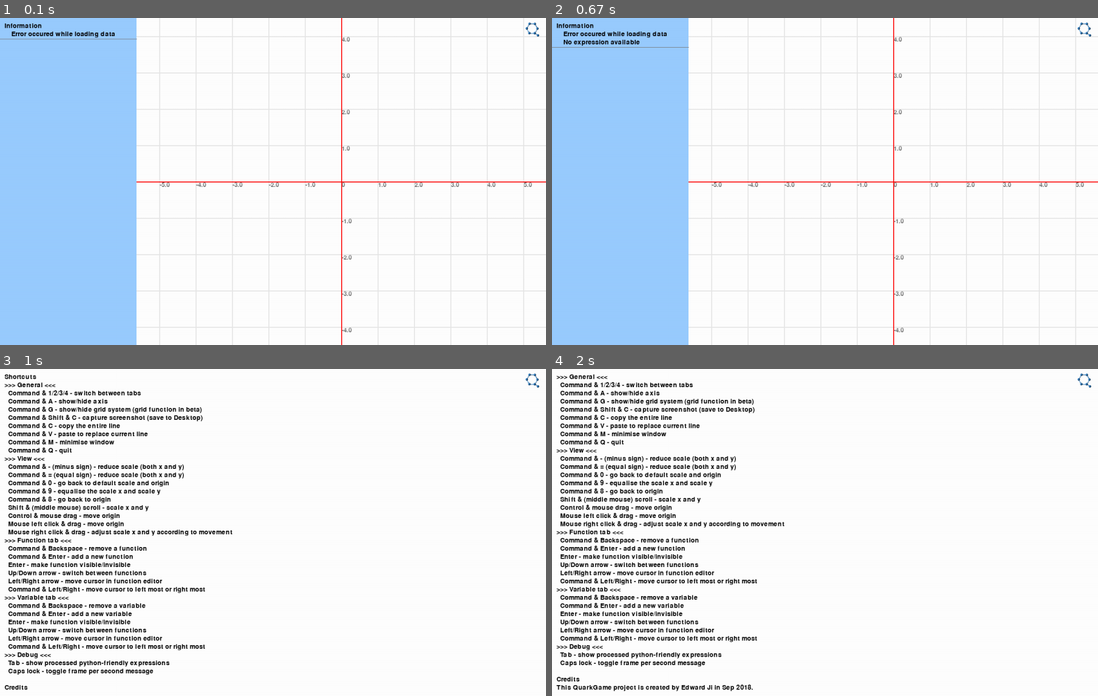
Above: before the commit, frames 1-4 (two rows, left to right).
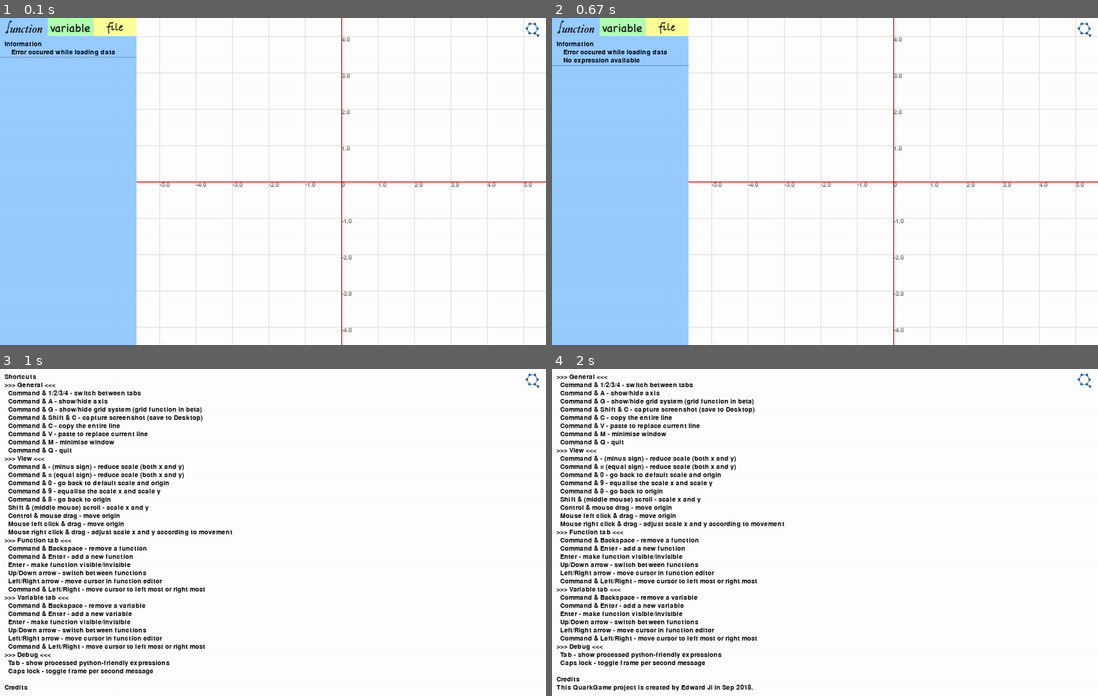
Above: after the commit, the same moments.

Repository: Quark-Games/YEquals
Game: pygame game, started from func_sim.py
Same seed, same stepped clock (60 frames per second), same inputs: the game is played once before the commit and once after it.
Inputs (mouse positions are in pixels of both pictures, inside the frame that each line leads up to):
- Up to frame 1 (0.1 s): no input
- Up to frame 2 (0.67 s): tap Enter at 0.33 s
- Up to frame 3 (1 s): click (535, 375) at 0.72 s
- Up to frame 4 (2 s): hold Up 1-1.47 s; tap Space at 1.07, 1.37, 1.57, 1.87 s; hold Down 1.5-1.97 s

The runs differ from the first frame. In frame 1, 1.5% of the frame differs, in the area x 0-26%, y 0-13%; in frame 2, 1.7%, in the area x 0-26%, y 0-15%; in frame 3, nothing differs; in frame 4, nothing differs.

Commit message:
add tab banner

Diff:
--- a/func_sim.py
+++ b/func_sim.py
@@ -37,6 +37,7 @@
 clock = pygame.time.Clock()
 font = pygame.font.Font(None, 20)
 logo_img = pygame.image.load("quarkgame_logo.png")
+tab_banner_img = pygame.image.load("tab_banner.png")
 
 WHITE = (255, 255, 255)
 BLACK = (0, 0, 0)
@@ -611,12 +612,16 @@
             coor.chori(Tab.width / 2, 0)
 
     def show_tab(self):
+        if tab.visible:
+            message.y += 40
         if tab.visible == FUNC_TAB:
             self.func_tab()
         elif tab.visible == VAR_TAB:
             self.var_tab()
         elif tab.visible == VIEW_TAB:
             self.view_tab()
+        if tab.visible:
+            display.blit(tab_banner_img, (0, 0))
 
     def func_tab(self):
         pygame.draw.rect(display,
Binary file added: assets/tab_banner.png
